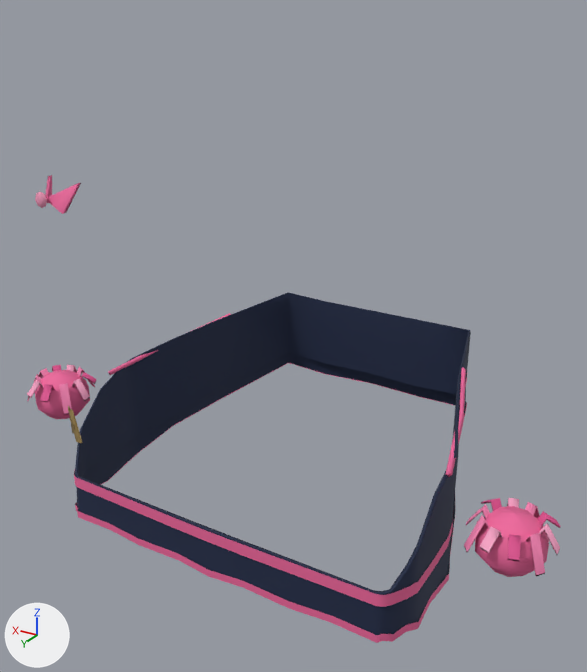
One commit to the glTF model ConditioningControlPanel/Resources/web/glassroad/art/models/emi-outfit-cheer.glb: the scene before it, then after it.
Both versions are drawn from a camera (50 mm lens) standing at (-0.527, 0.892, 1.149) and looking at (-0.003, 0.018, 0.712). Arrows for +X, +Y and +Z are at lower left; the lights stay in place. The picture after the commit comes second. Vertices at exactly the same position are counted once.

Script lines for the objects in view, before the commit:
```python
me_emi_outfit_cheer = bpy.data.meshes.new('emi_outfit_cheer')
me_emi_outfit_cheer.from_pydata(...)  # 868 vertices, 1424 faces; spans x -0.402..0.402, y -0.253..0.233, z 0.451..0.933
# faces by material slot: [1388, 36]
me_emi_outfit_cheer.materials.append(mat_emi_outfit_fabric)
me_emi_outfit_cheer.materials.append(mat_emi_outfit_metal)
ob_emi_outfit_cheer = bpy.data.objects.new('emi_outfit_cheer', me_emi_outfit_cheer)
ob_emi_outfit_cheer.location = (0.0, 0.0, 0.0)
```
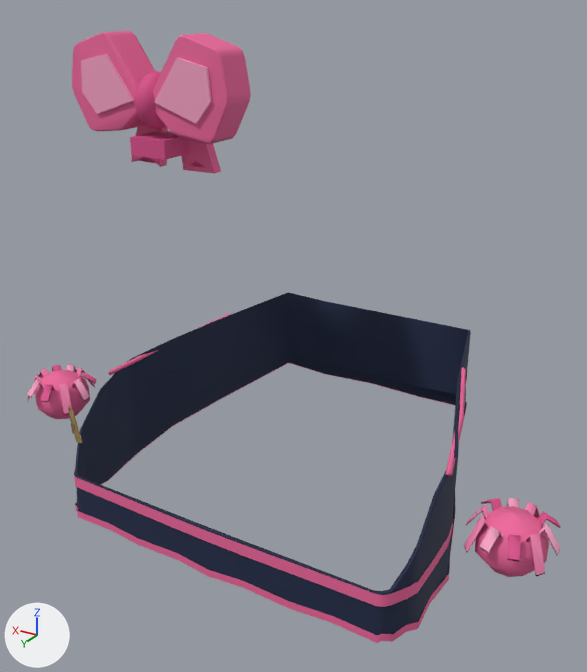
Commit message: art(glassroad): give every EMI outfit a distinct headpiece

Location of each change, (x1, y1, x2, y2) in pixels of the pictures (587 x 672 px):
'emi_outfit_cheer', reshaped (31% taller): before (27, 175, 560, 643); after (27, 31, 560, 643)
part 1 of me_emi_outfit_cheer, added (pink): after (134, 71, 167, 129)
part 2 of me_emi_outfit_cheer, added (pink): after (130, 131, 188, 160)
part 3 of me_emi_outfit_cheer, added (pink): after (72, 31, 155, 131)
part 4 of me_emi_outfit_cheer, built on: before (35, 175, 81, 214); after (81, 33, 251, 174)
part 5 of me_emi_outfit_cheer, recoloured: before (35, 194, 47, 201); after (213, 51, 230, 139)

The change in detail:
me_emi_outfit_cheer is used by ob_emi_outfit_cheer; location (0.0, 0.0, 0.0).
me_emi_outfit_cheer had 868 vertices, 1424 faces and spanned x -0.402..0.402, y -0.253..0.233, z 0.451..0.933.
me_emi_outfit_cheer now has 1086 vertices, 1836 faces and spans x -0.402..0.402, y -0.253..0.226, z 0.451..1.093.
me_emi_outfit_cheer part 1: a new loose piece, a UV sphere (12 segments, 6 rings, poles along z) spanning x 0.187..0.237, y -0.026..0.054, z 0.97..1.046, in mat_emi_outfit_fabric.
me_emi_outfit_cheer part 2: a new loose piece, a box spanning x 0.182..0.241, y -0.022..0.043, z 0.937..0.961, in mat_emi_outfit_fabric.
me_emi_outfit_cheer part 3: a new loose piece of 72 vertices spanning x 0.215..0.345, y -0.015..0.04, z 0.962..1.093, in mat_emi_outfit_fabric.
Part 4, on me_emi_outfit_cheer:
21 vertices are removed from x 0.191..0.251, y 0.179..0.231, z 0.901..0.933.
63 faces are deleted.
15 vertices move from x 0.191..0.23, y 0.196..0.233, z 0.909..0.933 to x 0.079..0.167, y 0.035..0.04, z 0.966..1.091.
60 vertices are added at x 0.082..0.321, y -0.021..0.04, z 0.913..1.093.
5 new vertices lie (0.0, -0.045, 0.0) away from vertices in x 0.215..0.227, y 0.224..0.231, z 0.916..0.923.
12 new vertices lie (0.0, 0.045, 0.0) away from vertices in x 0.082..0.209, y -0.01, z 0.962..1.093.
10 new vertices lie (0.0, 0.015, 0.0) away from vertices in x 0.137..0.287, y -0.021, z 0.913..0.989.
10 new vertices lie (0.0, 0.008, 0.0) away from vertices in x 0.103..0.321, y 0.036, z 0.988..1.067.
203 new faces join them, mat_emi_outfit_fabric.
me_emi_outfit_cheer part 5: 8 kept faces spanning x 0.079..0.104, y 0.035..0.04, z 0.969..1.077 get new vertex colours; the middle colour goes from pink #f298ba to pink #ec669b.
